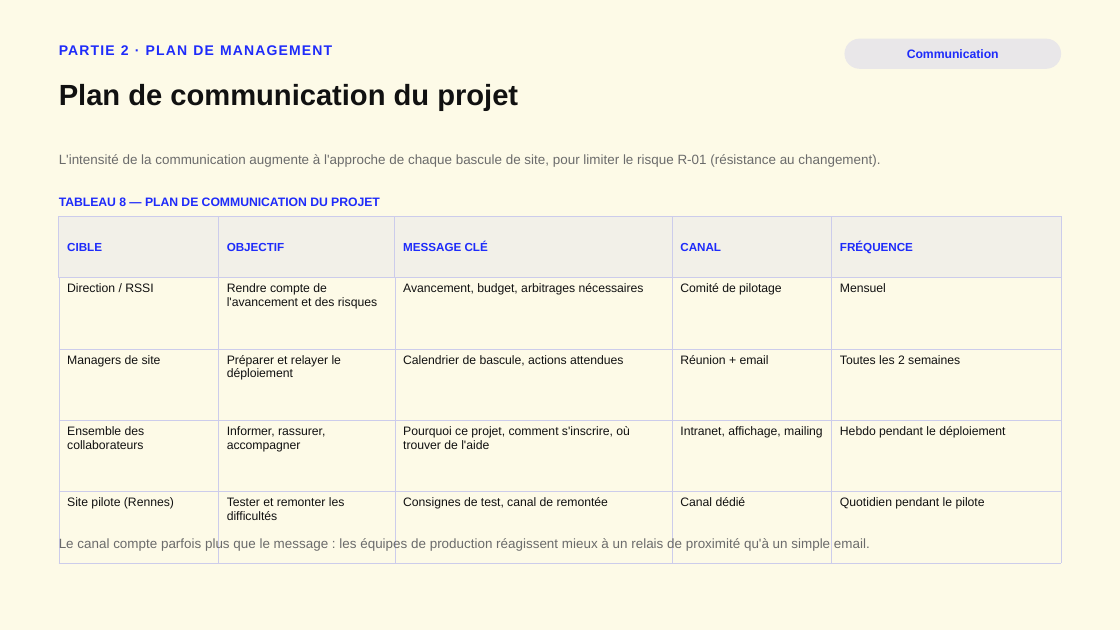
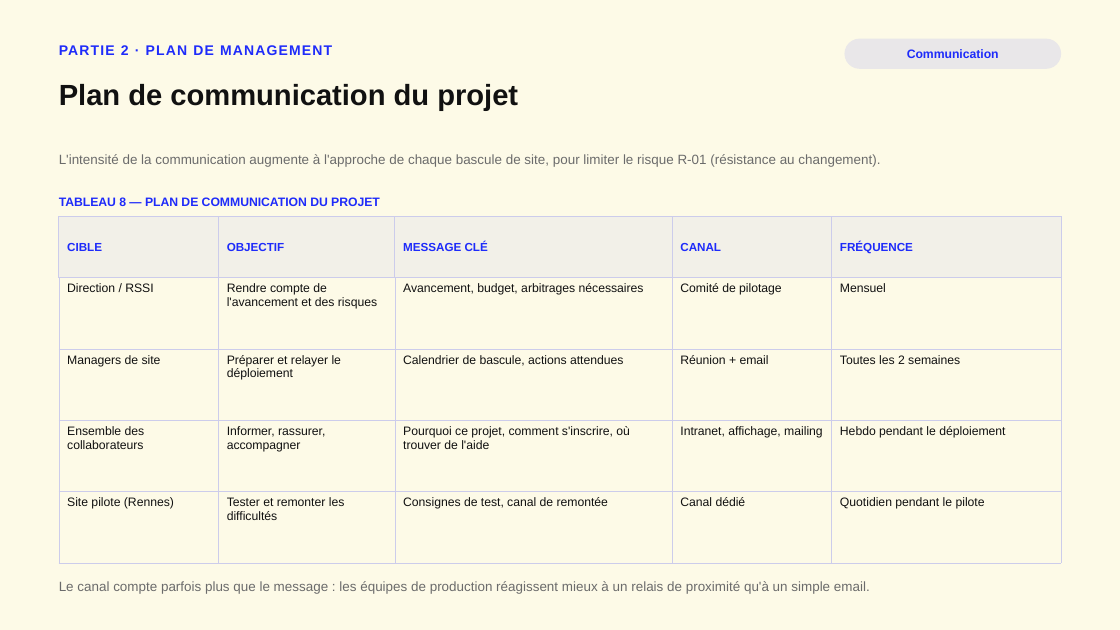
Before and after one commit to adrienlebg64/pptx, a slide deck: slide 15 of TimeEats_Portefeuille_DSI.pptx. Drawn at 1120x630 pixels with LibreOffice and Linux fonts; fonts in the diff are those of the drawing. Boxes give left, top, right and bottom in pixels: in the first picture for what was removed or moved away, otherwise in the second. Text is boxed around its words. In the diff, an @@ line names an element or a change of style, - is before the commit and + after.

```diff
--- a/TimeEats_Portefeuille_DSI.pptx
+++ b/TimeEats_Portefeuille_DSI.pptx
@@ text "Le canal compte parfois plus ...": place and size @@
-text "Le canal compte parfois plus ..." at [59,538,870,552]
+text "Le canal compte parfois plus ..." at [59,581,870,594]
```
Also in this commit, not shown: 7 other slides changed, 2 other files.
